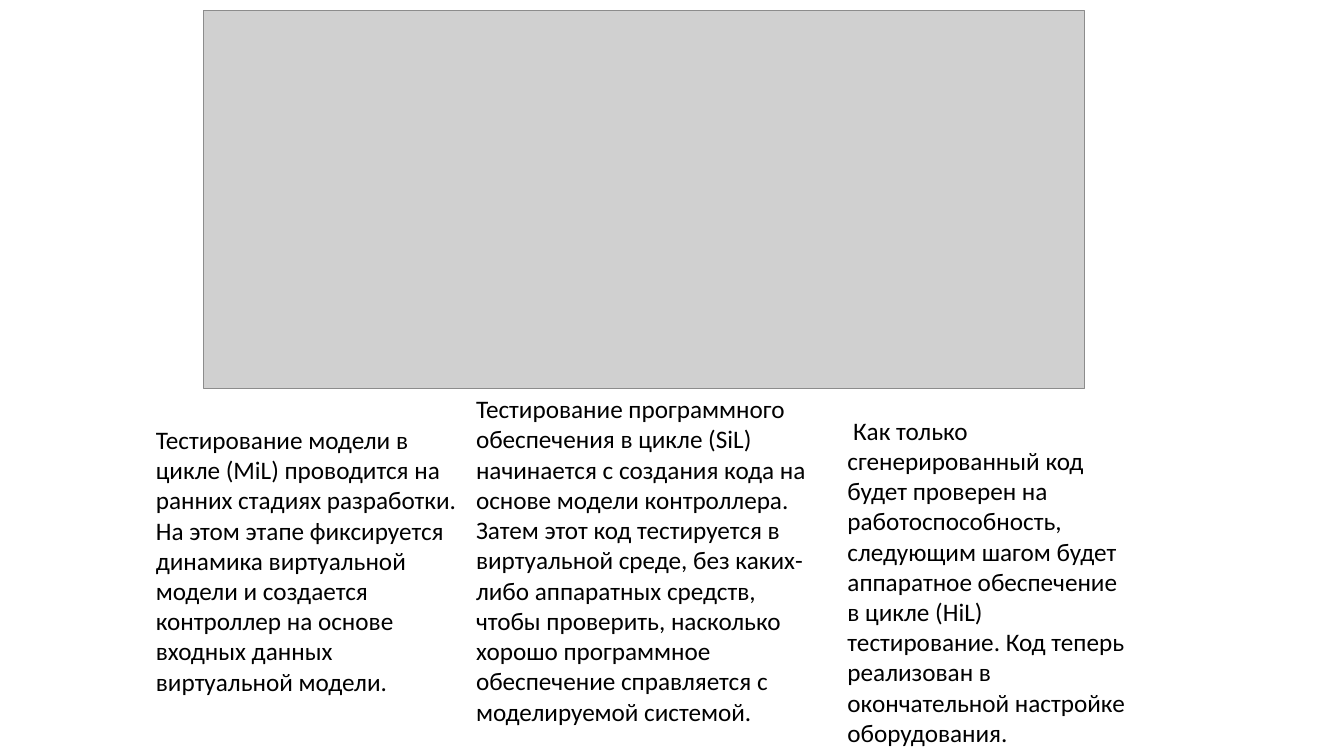
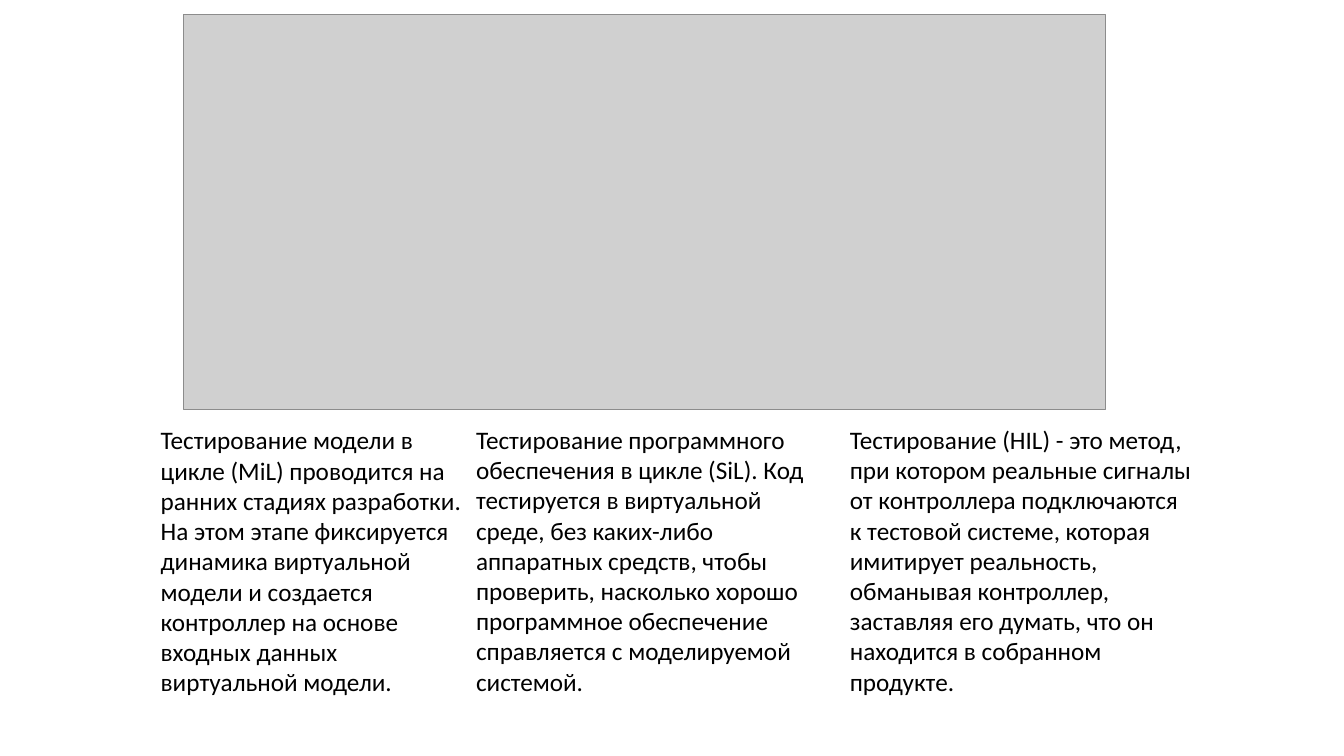
Before and after one commit to PavelKorokev/PavelKorolevDiplom, a slide deck: slide 2 of Презентация1.pptx. Drawn at 1344x756 pixels with LibreOffice and Linux fonts; fonts in the diff are those of the drawing; grey boxes stand for pictures. Boxes give left, top, right and bottom in pixels: in the first picture for what was removed or moved away, otherwise in the second. Text is boxed around its words. In the diff, an @@ line names an element or a change of style, - is before the commit and + after.

```diff
--- a/Презентация1.pptx
+++ b/Презентация1.pptx
@@ picture: place and size @@
-picture at (204, 11, 1085, 389)
+picture at (184, 14, 1105, 409)
@@ text "Тестирование модели в цикле (MiL) ...": place and size @@
-text "Тестирование модели в цикле (MiL) ..." at (156, 432, 456, 695)
+text "Тестирование модели в цикле (MiL) ..." at (161, 432, 461, 695)
@@ text at (476, 432, 803, 691): text changed @@
-Тестирование программного обеспечения в цикле (SiL) начинается с создания кода на основе модели контроллера. Затем этот код тестируется в виртуальной среде, без каких-либо аппаратных средств, чтобы проверить, насколько хорошо программное обеспечение справляется с моделируемой системой.
+Тестирование программного обеспечения в цикле (SiL). Код тестируется в виртуальной среде, без каких-либо аппаратных средств, чтобы проверить, насколько хорошо программное обеспечение справляется с моделируемой системой.
@@ text removed at (847, 423, 1125, 746) @@
-Как только сгенерированный код будет проверен на работоспособность, следующим шагом будет аппаратное обеспечение в цикле (HiL) тестирование. Код теперь реализован в окончательной настройке оборудования.
@@ text added at (850, 430, 1191, 695), 18 pt, text #000000 @@
+Тестирование (HIL) - это метод, при котором реальные сигналы от контроллера подключаются к тестовой системе, которая имитирует реальность, обманывая контроллер, заставляя его думать, что он находится в собранном продукте.
```
Also in this commit, not shown: 2 other slides changed, 2 slides added, 2 slides removed.
